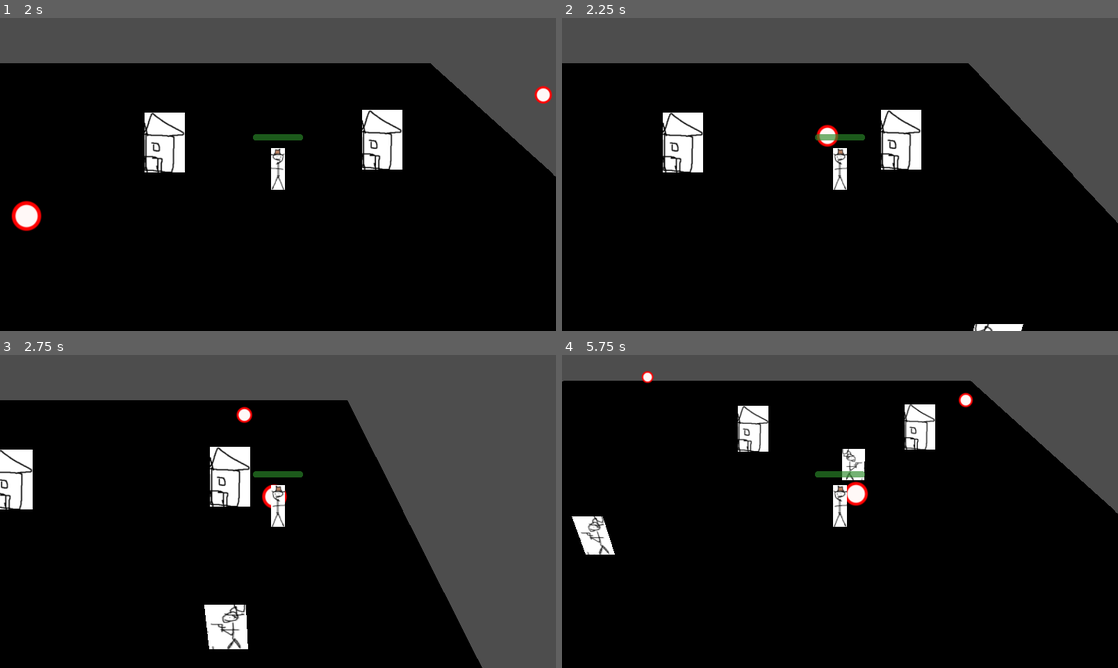
Above: before the commit, frames 1-4 (two rows, left to right).
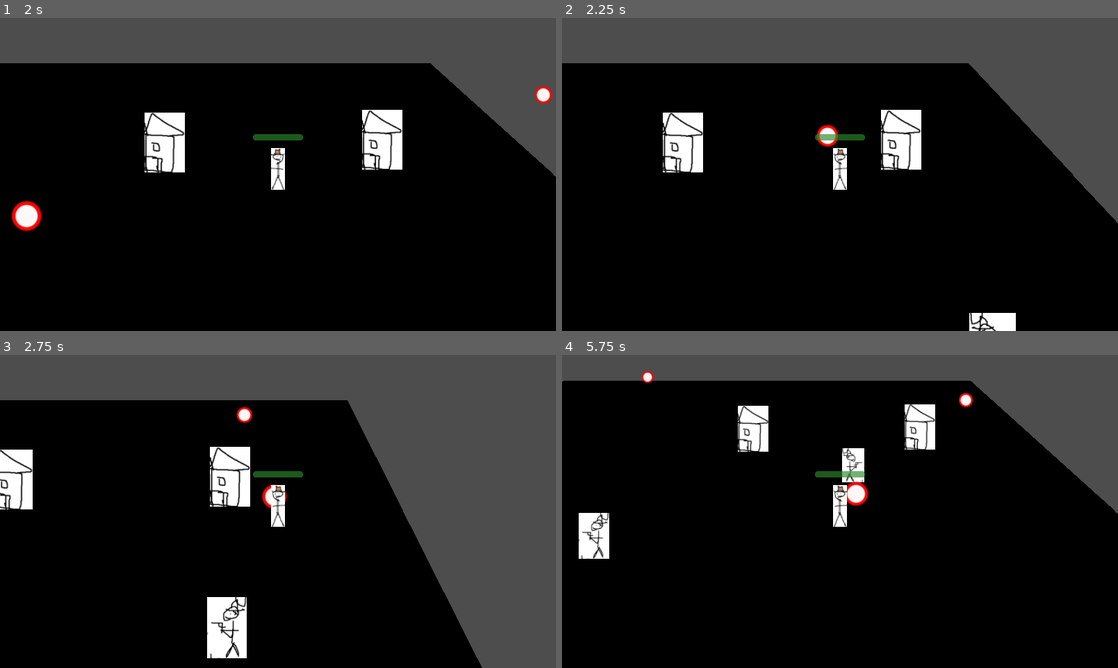
Above: after the commit, the same moments.

Repository: Tristan-Walker/2DTopDownWesternSurvivor
Game: Godot game, scene res://main.tscn
Same seed, same stepped clock (60 frames per second), same inputs: the game is played once before the commit and once after it.
Inputs (mouse positions are in pixels of both pictures, inside the frame that each line leads up to):
- Up to frame 1 (2 s): tap Enter at 0.5 s; move the mouse to (400, 158) at 0.52 s; press the mouse at (400, 158) at 0.53 s; hold D (move_right) 0.53-1.25 s; release the mouse at (400, 158) at 1.25 s; drag from (166, 190) to (250, 237) at 1.27 s
- Up to frame 2 (2.25 s): move the mouse to (895, 105) at 2.02 s; press the mouse at (895, 105) at 2.03 s; hold D (move_right) from 2.03 s (still down)
- Up to frame 3 (2.75 s): keep holding D (move_right)
- Up to frame 4 (5.75 s): release D (move_right) at 2.75 s; release the mouse at (895, 442) at 2.75 s; drag from (812, 574) to (673, 464) at 2.77 s; move the mouse to (1006, 558) at 3.52 s; press the mouse at (1006, 558) at 3.53 s; hold A (move_left) 3.53-4.25 s; release the mouse at (1006, 558) at 4.25 s; drag from (673, 464) to (756, 433) at 4.27 s; move the mouse to (867, 511) at 5.02 s; press the mouse at (867, 511) at 5.03 s; hold S (move_down) from 5.03 s (still down)

Frame 1 is identical in both runs. In frame 2, 0.4% of the frame differs, in the area x 73-83%, y 94-100%; in frame 3, 0.7%, in the area x 36-45%, y 77-97%; in frame 4, 0.6%.

Commit message:
fix enemy visual

Diff:
--- a/character_body_3d.gd
+++ b/character_body_3d.gd
@@ -32,8 +32,8 @@
 	move_and_slide()
 
 	# PLAYER SHOOTING
-	# Check for left-click
-	if Input.is_mouse_button_pressed(MOUSE_BUTTON_LEFT):
+	# Check for input
+	if Input.is_action_pressed("shoot"):
 		if $ShotTimer.is_stopped():
 			# 1. Get where the mouse is on the floor
 			var target_pos = get_mouse_world_position()
--- a/enemy.tscn
+++ b/enemy.tscn
@@ -13,6 +13,7 @@
 script = ExtResource("1_4gyqm")
 
 [node name="Sprite3D" type="Sprite3D" parent="." unique_id=1107318596]
+billboard = 1
 texture = ExtResource("1_7k104")
 
 [node name="CollisionShape3D" type="CollisionShape3D" parent="." unique_id=1007515544]
--- a/in_game_ui.tscn
+++ b/in_game_ui.tscn
@@ -459,6 +459,9 @@
 theme_override_styles/pressed = SubResource("StyleBoxTexture_u4etj")
 theme_override_styles/hover = SubResource("StyleBoxTexture_pabwj")
 
+[node name="InventoryContainer" type="VBoxContainer" parent="PauseMenu" unique_id=1567085753]
+layout_mode = 2
+
 [connection signal="pressed" from="PauseMenu/PauseMenuContainer/BaseMenuScreen/NinePatchRect/MenuScreen/ButtonContainer/TopButtonContainer/ToggleHelpMenuButton" to="PauseMenu" method="_on_toggle_help_menu_button_pressed"]
 [connection signal="pressed" from="PauseMenu/PauseMenuContainer/BaseMenuScreen/NinePatchRect/MenuScreen/ButtonContainer/TopButtonContainer/ToggleBestiaryMenuButton" to="PauseMenu" method="_on_toggle_bestiary_menu_button_pressed"]
 [connection signal="pressed" from="PauseMenu/PauseMenuContainer/BaseMenuScreen/NinePatchRect/MenuScreen/ButtonContainer/BottomButtonContainer/ToggleSettingsMenuButton" to="PauseMenu" method="_on_toggle_settings_menu_button_pressed"]
--- a/project.godot
+++ b/project.godot
@@ -78,29 +78,15 @@
 "events": [Object(InputEventKey,"resource_local_to_scene":false,"resource_name":"","device":-1,"window_id":0,"alt_press …(192 unchanged characters)…
 ]
 }
-shoot_left={
-"deadzone": 0.5,
-"events": [Object(InputEventKey,"resource_local_to_scene":false,"resource_name":"","device":-1,"window_id":0,"alt_pressed":false,"shift_pressed":false,"ctrl_pressed":false,"meta_pressed":false,"pressed":false,"keycode":0,"physical_keycode":4194319,"key_label":0,"unicode":0,"location":0,"echo":false,"script":null)
-]
-}
-shoot_right={
-"deadzone": 0.5,
-"events": [Object(InputEventKey,"resource_local_to_scene":false,"resource_name":"","device":-1,"window_id":0,"alt_pressed":false,"shift_pressed":false,"ctrl_pressed":false,"meta_pressed":false,"pressed":false,"keycode":0,"physical_keycode":4194321,"key_label":0,"unicode":0,"location":0,"echo":false,"script":null)
-]
-}
-shoot_up={
-"deadzone": 0.5,
-"events": [Object(InputEventKey,"resource_local_to_scene":false,"resource_name":"","device":-1,"window_id":0,"alt_pressed":false,"shift_pressed":false,"ctrl_pressed":false,"meta_pressed":false,"pressed":false,"keycode":0,"physical_keycode":4194320,"key_label":0,"unicode":0,"location":0,"echo":false,"script":null)
-]
-}
-shoot_down={
-"deadzone": 0.5,
-"events": [Object(InputEventKey,"resource_local_to_scene":false,"resource_name":"","device":-1,"window_id":0,"alt_pressed":false,"shift_pressed":false,"ctrl_pressed":false,"meta_pressed":false,"pressed":false,"keycode":0,"physical_keycode":4194322,"key_label":0,"unicode":0,"location":0,"echo":false,"script":null)
-]
-}
 pause={
 "deadzone": 0.5,
 "events": [Object(InputEventKey,"resource_local_to_scene":false,"resource_name":"","device":-1,"window_id":0,"alt_press …(195 unchanged characters)…
+]
+}
+shoot={
+"deadzone": 0.5,
+"events": [Object(InputEventMouseButton,"resource_local_to_scene":false,"resource_name":"","device":-1,"window_id":0,"alt_pressed":false,"shift_pressed":false,"ctrl_pressed":false,"meta_pressed":false,"button_mask":1,"position":Vector2(168, 17),"global_position":Vector2(180, 77),"factor":1.0,"button_index":1,"canceled":false,"pressed":true,"double_click":false,"script":null)
+, Object(InputEventKey,"resource_local_to_scene":false,"resource_name":"","device":-1,"window_id":0,"alt_pressed":false,"shift_pressed":false,"ctrl_pressed":false,"meta_pressed":false,"pressed":false,"keycode":0,"physical_keycode":32,"key_label":0,"unicode":32,"location":0,"echo":false,"script":null)
 ]
 }
 
